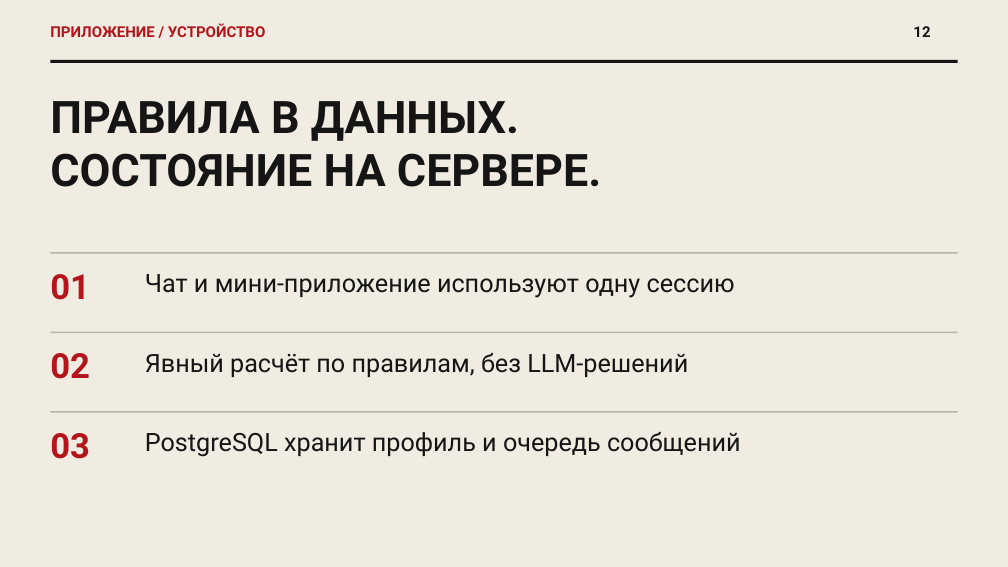
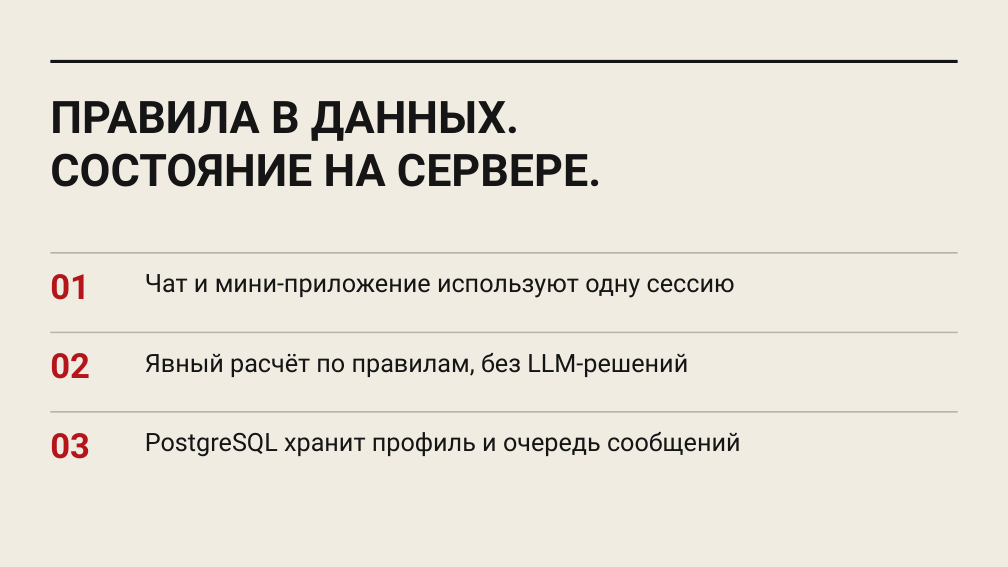
Before and after one commit to Ivana-banana/MAX, a slide deck: slide 13 of docs/presentation/draft-2026-10-24/first-90-days-product-style.pptx. Drawn at 1008x567 pixels with LibreOffice and Linux fonts; fonts in the diff are those of the drawing. Boxes give left, top, right and bottom in pixels: in the first picture for what was removed or moved away, otherwise in the second. Text is boxed around its words. In the diff, an @@ line names an element or a change of style, - is before the commit and + after.

```diff
--- a/docs/presentation/draft-2026-10-24/first-90-days-product-style.pptx
+++ b/docs/presentation/draft-2026-10-24/first-90-days-product-style.pptx
@@ text removed at box(50, 24, 265, 37) @@
-ПРИЛОЖЕНИЕ / УСТРОЙСТВО
@@ text removed at box(913, 26, 930, 37) @@
-12
```
Also in this commit, not shown: 13 other slides changed, 4 other files.
